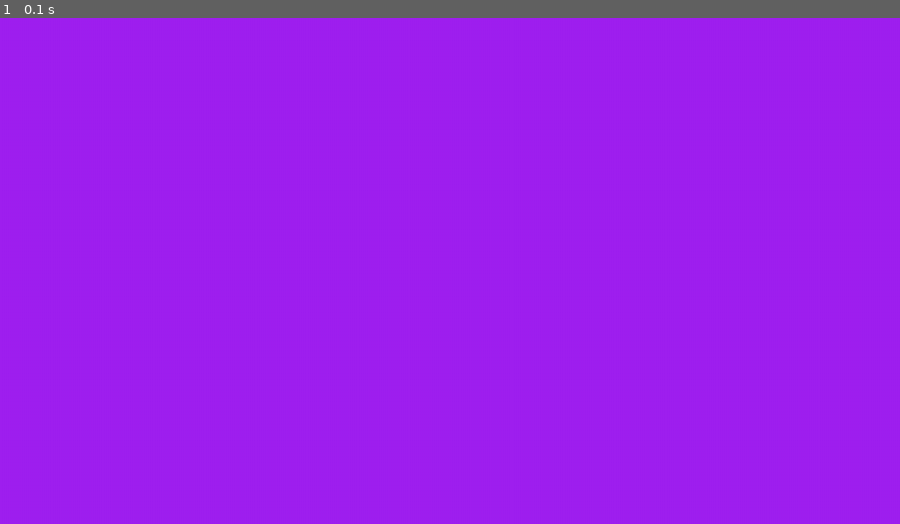
Above: before the commit, frame 1.
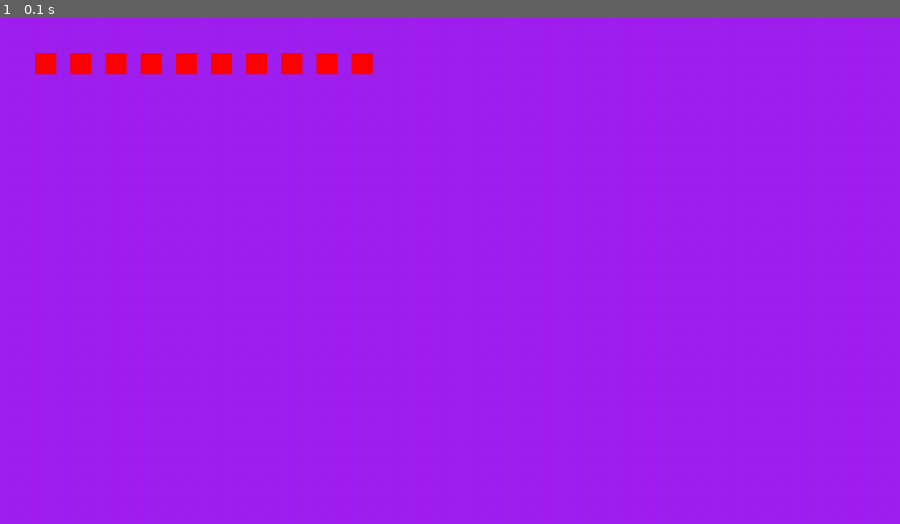
Above: after the commit, the same moment.

Repository: lovelygreendeer/pygame
Game: pygame game, started from pygame_basic.py
Same seed, same stepped clock (60 frames per second), same inputs: the game is played once before the commit and once after it.
Inputs:
- Up to frame 1 (0.1 s): no input

The runs differ from the first frame. In frame 1, 1.1% of the frame differs, in the area x 3-42%, y 6-12%.

Commit message:
adding cube class

Diff:
--- /dev/null
+++ b/cube.py
@@ -0,0 +1,31 @@
+import pygame
+
+COLOR = (255, 100, 98)
+SURFACE_COLOR = (167, 255, 100)
+
+
+class Cube(pygame.sprite.Sprite):
+    def __init__(self, color):
+        super().__init__()
+
+        self.image = pygame.Surface([30, 30])
+        self.image.fill(COLOR)
+        self.image.set_colorkey(SURFACE_COLOR)
+
+        pygame.draw.rect(self.image, color, pygame.Rect(0, 0, 30, 30))
+
+        self.rect = self.image.get_rect()
+
+def makeCubes(number_cubes, offset):
+    all_sprites_list = pygame.sprite.Group()
+    x_loc = 50
+    y_loc = 50
+
+    for i in range(number_cubes):
+        object_ = Cube('RED')
+        object_.rect.x = x_loc
+        object_.rect.y = y_loc
+        all_sprites_list.add(object_)
+        x_loc = x_loc + offset
+
+    return all_sprites_list
--- a/pygame_basic.py
+++ b/pygame_basic.py
@@ -1,11 +1,19 @@
 # Example file showing a basic pygame "game loop"
 import pygame
+from cube import Cube, makeCubes
 
 # pygame setup
 pygame.init()
 screen = pygame.display.set_mode((1280, 720))
 clock = pygame.time.Clock()
 running = True
+dt = 0
+
+block_y = screen.get_width() / 4
+
+all_sprites_list = makeCubes(10, 50)
+
+
 
 while running:
     # poll for events
@@ -14,14 +22,14 @@
         if event.type == pygame.QUIT:
             running = False
 
-    # fill the screen with a color to wipe away anything from last frame
+    all_sprites_list.update()
     screen.fill("purple")
+    all_sprites_list.draw(screen)
 
-    # RENDER YOUR GAME HERE
 
-    # flip() the display to put your work on screen
+
     pygame.display.flip()
 
-    clock.tick(60)  # limits FPS to 60
+    dt = clock.tick(60) / 1000 # limits FPS to 60
 
 pygame.quit()
--- /dev/null
+++ b/test.py
@@ -0,0 +1,5 @@
+from cube import Cube, makeCubes
+
+my_cube_list = makeCubes(5, 20)
+
+print(len(my_cube_list))
